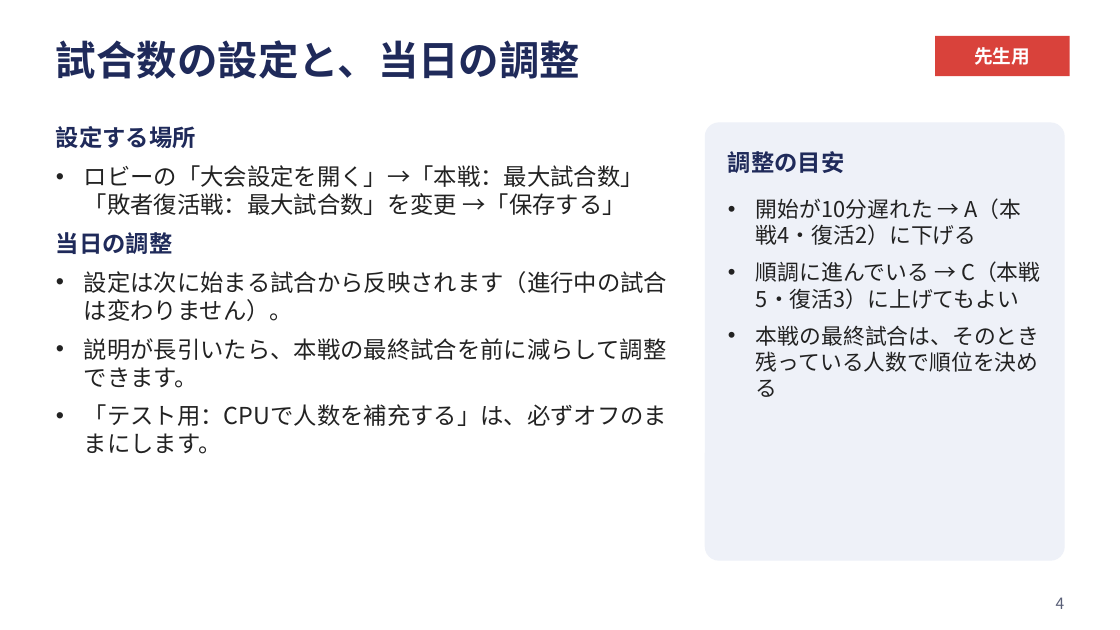
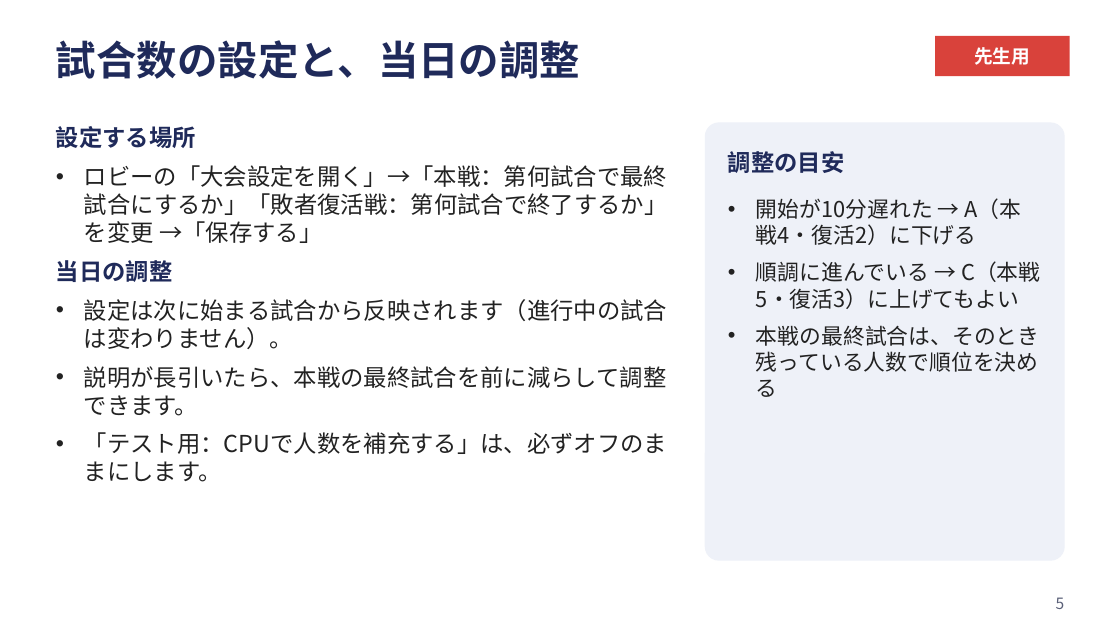
Before and after one commit to watanabekou0708-bot/e-karuta, a slide deck: slide 5 of 手順書/当日手順書_先生用.pptx (slide 4 before the commit). Drawn at 1120x630 pixels with LibreOffice and Linux fonts; fonts in the diff are those of the drawing. Boxes give left, top, right and bottom in pixels: in the first picture for what was removed or moved away, otherwise in the second. Text is boxed around its words. In the diff, an @@ line names an element or a change of style, - is before the commit and + after.

```diff
--- a/手順書/当日手順書_先生用.pptx
+++ b/手順書/当日手順書_先生用.pptx
@@ text at (84,165,667,243): text changed @@
-• ロビーの「大会設定を開く」→「本戦：最大試合数」「敗者復活戦：最大試合数」を変更 →「保存する」
+• ロビーの「大会設定を開く」→「本戦：第何試合で最終試合にするか」「敗者復活戦：第何試合で終了するか」を変更 →「保存する」
@@ page number at (1056,597,1065,609): text changed @@
-4
+5
```
Also in this commit, not shown: 10 other slides changed, 1 slide added, 9 other files.
